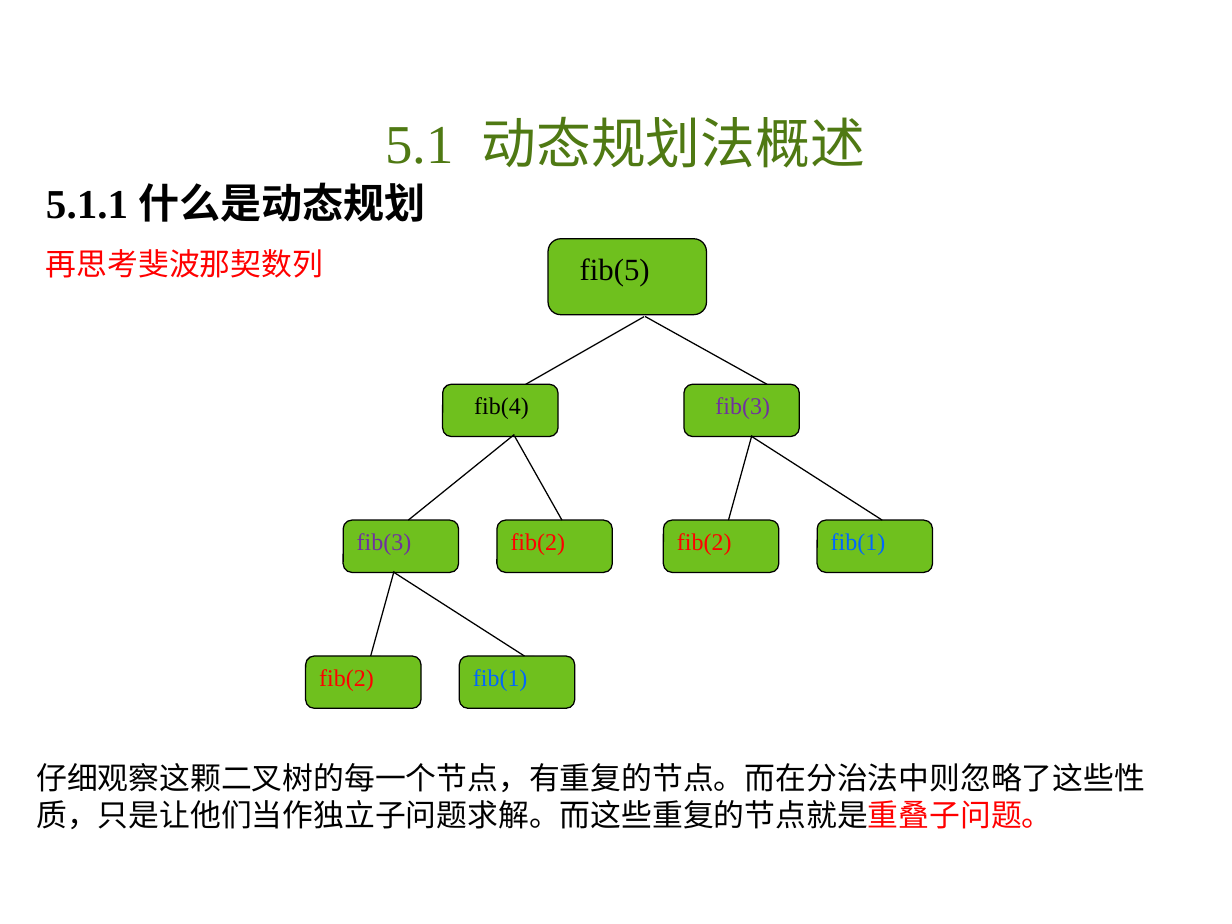
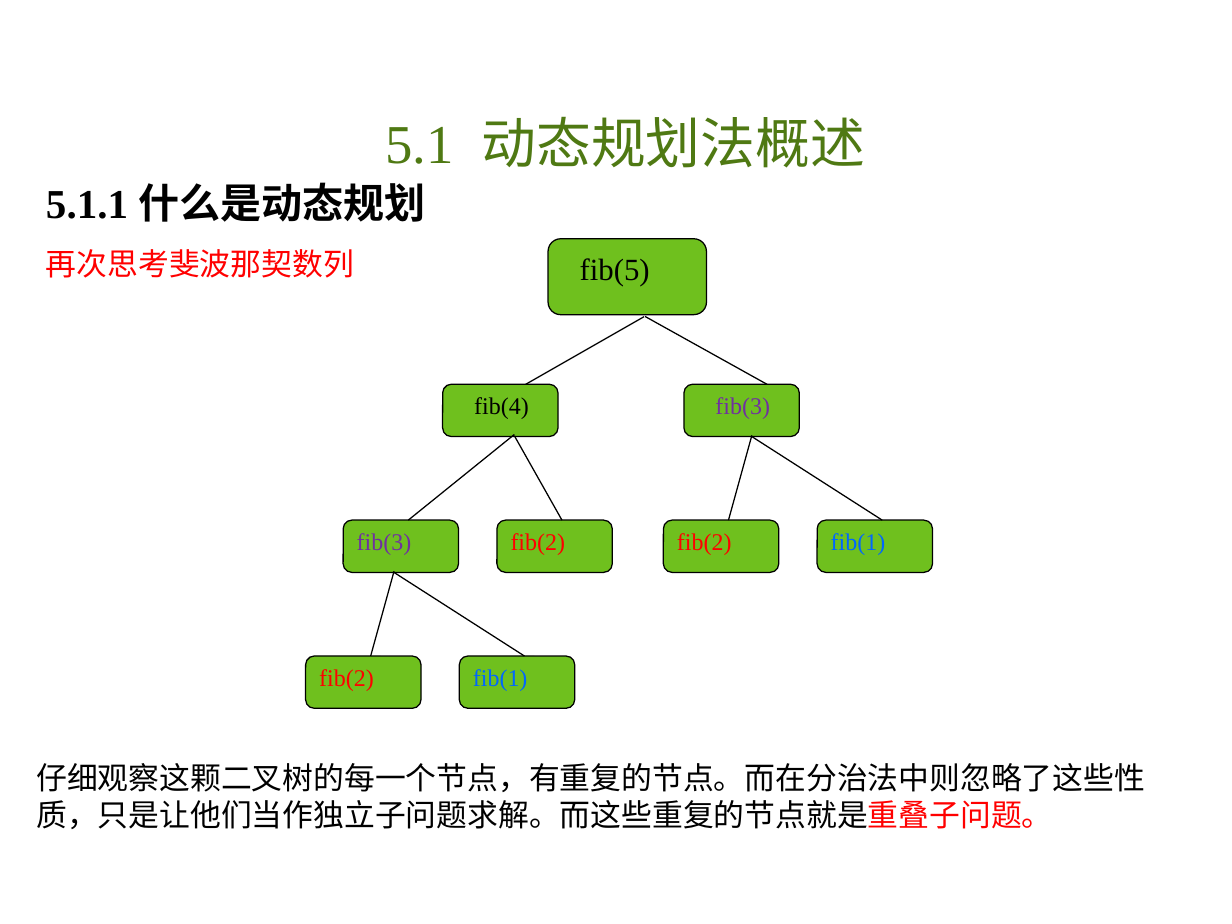
Before and after one commit to liutongling/DP, a slide deck: slide 4 of file/第5章 动态规划法.pptx. Drawn at 1232x924 pixels with LibreOffice and Linux fonts; fonts in the diff are those of the drawing; background and template pictures are left out. Boxes give left, top, right and bottom in pixels: in the first picture for what was removed or moved away, otherwise in the second. Text is boxed around its words. In the diff, an @@ line names an element or a change of style, - is before the commit and + after.

```diff
--- a/file/第5章 动态规划法.pptx
+++ b/file/第5章 动态规划法.pptx
@@ text at [46,249,354,278]: text changed @@
-再思考斐波那契数列
+再次思考斐波那契数列
```
Also in this commit, not shown: 1 other slide changed, 3 other files.
